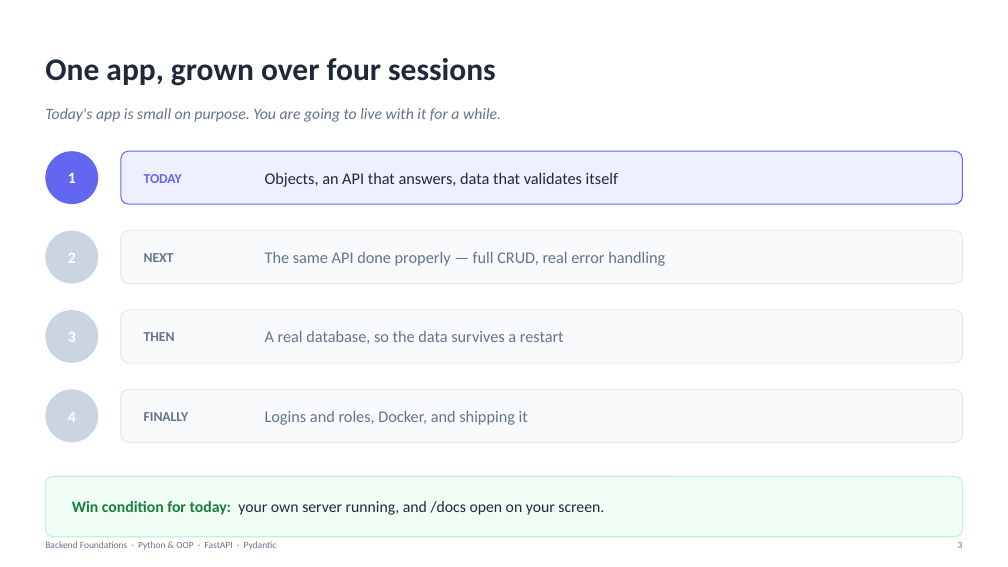
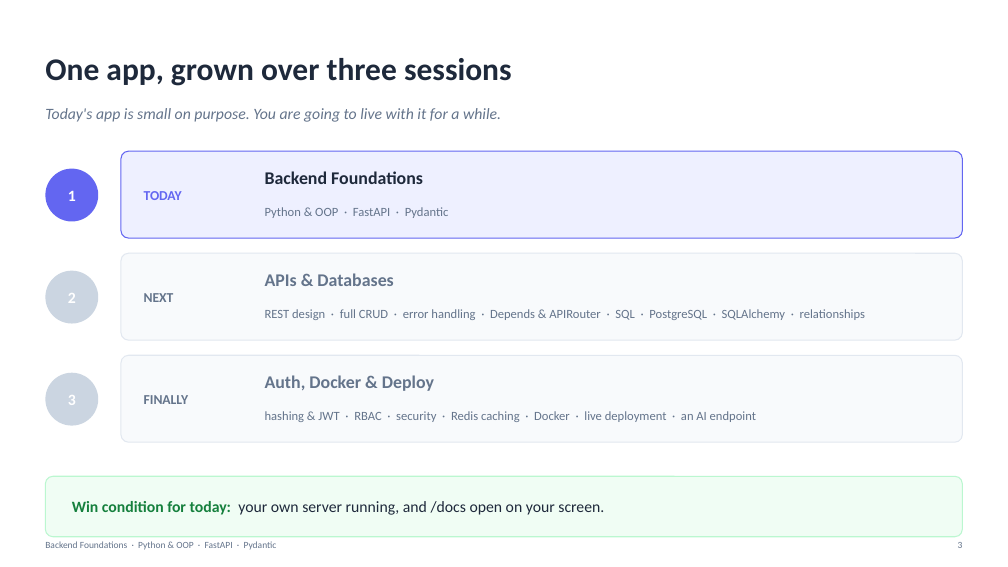
Before and after one commit to Poorit-Technologies/lpu-training, a slide deck: slide 3 of backend-engineering/slides/01_Foundations.pptx. Drawn at 1008x567 pixels with LibreOffice and Linux fonts; fonts in the diff are those of the drawing. Boxes give left, top, right and bottom in pixels: in the first picture for what was removed or moved away, otherwise in the second. Text is boxed around its words. In the diff, an @@ line names an element or a change of style, - is before the commit and + after.

```diff
--- a/backend-engineering/slides/01_Foundations.pptx
+++ b/backend-engineering/slides/01_Foundations.pptx
@@ text at (45,58,512,86): text changed @@
-One app, grown over four sessions
+One app, grown over three sessions
@@ text "1": place and size @@
-text "1" at (68,173,76,183)
+text "1" at (68,191,76,201)
@@ rounded rectangle: place and size @@
-rounded rectangle at (45,151,98,204)
+rounded rectangle at (45,169,98,222)
@@ rounded rectangle: place and size @@
-rounded rectangle at (121,151,963,204)
+rounded rectangle at (121,151,963,238)
@@ text "TODAY": place and size @@
-text "TODAY" at (144,174,182,183)
+text "TODAY" at (144,191,182,200)
@@ text removed at (265,172,618,187) @@
-Objects, an API that answers, data that validates itself
@@ text added at (265,171,423,184), 17 pt, text #1E293B, bold @@
+Backend Foundations
@@ text added at (265,207,449,218), 12 pt, text #64748B @@
+Python & OOP · FastAPI · Pydantic
@@ rounded rectangle removed at (45,231,98,284) @@
@@ rounded rectangle removed at (121,231,963,284) @@
@@ proportions changed in 3 elements at (121,151,963,238), (121,355,963,442), (121,253,963,340) @@
@@ rounded rectangle: place and size @@
-rounded rectangle at (121,310,963,363)
+rounded rectangle at (121,253,963,340)
@@ text "NEXT": place and size @@
-text "NEXT" at (144,253,174,262)
+text "NEXT" at (144,293,174,302)
@@ text "2": place and size @@
-text "2" at (68,253,76,263)
+text "2" at (68,293,76,303)
@@ rounded rectangle: place and size @@
-rounded rectangle at (45,310,98,363)
+rounded rectangle at (45,271,98,324)
@@ text added at (265,273,393,286), 17 pt, text #64748B, bold @@
+APIs & Databases
@@ text at (265,309,865,320): text changed; size 15.5 to 12 pt @@
-The same API done properly — full CRUD, real error handling
+REST design · full CRUD · error handling · Depends & APIRouter · SQL · PostgreSQL · SQLAlchemy · relationships
@@ rounded rectangle: place and size @@
-rounded rectangle at (121,389,963,442)
+rounded rectangle at (121,355,963,442)
@@ text "FINALLY": place and size @@
-text "FINALLY" at (144,412,188,421)
+text "FINALLY" at (144,395,188,404)
@@ text removed at (144,332,175,341) @@
-THEN
@@ text removed at (265,330,564,344) @@
-A real database, so the data survives a restart
@@ text "3": place and size @@
-text "3" at (68,332,76,342)
+text "3" at (68,395,76,405)
@@ rounded rectangle: place and size @@
-rounded rectangle at (45,389,98,442)
+rounded rectangle at (45,373,98,426)
@@ text added at (265,375,434,391), 17 pt, text #64748B, bold @@
+Auth, Docker & Deploy
@@ text removed at (68,412,76,422) @@
-4
@@ text removed at (265,410,528,425) @@
-Logins and roles, Docker, and shipping it
@@ text added at (265,411,756,422), 12 pt, text #64748B @@
+hashing & JWT · RBAC · security · Redis caching · Docker · live deployment · an AI endpoint
```
Also in this commit, not shown: 3 other slides changed, 14 other files.
